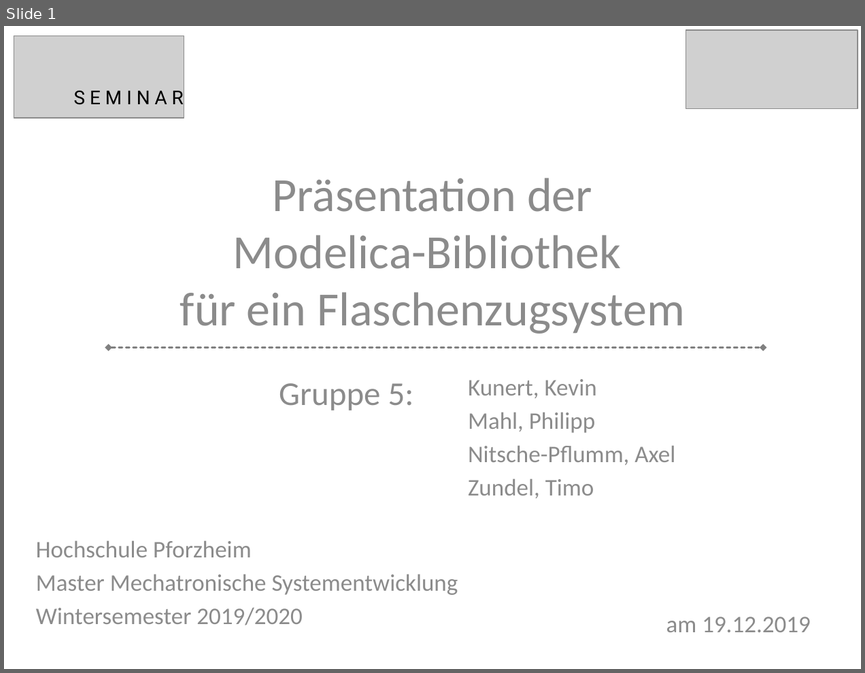
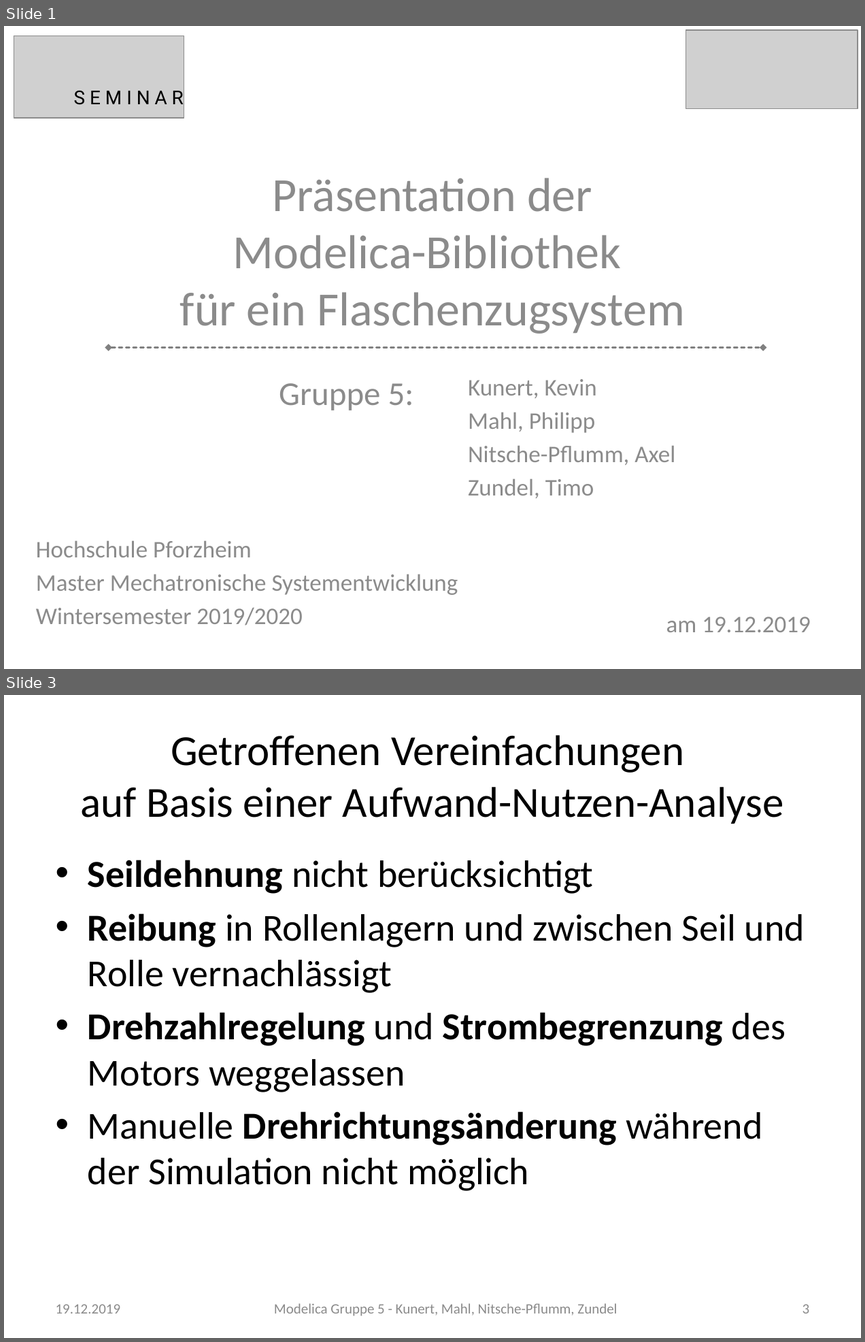
Before and after one commit to nitschep/Modelica-Flaschenzug-Gruppe5, a slide deck: Modelica_Präsentation_v1.pptx. Shown one above the other, each under a label of ours: slide 1 before the commit, slides 1 and 3 after it; the slides between them are not shown. The pictures are 865x673 and 865x1342 pixels, drawn with LibreOffice and Linux fonts; fonts in the diff are those of the drawing; grey boxes stand for pictures. Boxes give left, top, right and bottom in pixels: in the first picture for what was removed or moved away, otherwise in the second. Text is boxed around its words. In the diff, an @@ line names an element or a change of style, - is before the commit and + after.

```diff
--- a/Modelica_Präsentation_v1.pptx
+++ b/Modelica_Präsentation_v1.pptx
@@ slide 3 added at (4,695,861,1338), background #FFFFFF @@
@@ title added at (81,735,784,824), 36 pt, text #000000 @@
+Getroffenen Vereinfachungen
+auf Basis einer Aufwand-Nutzen-Analyse
@@ text added at (88,860,804,1191), 32 pt, text #000000 @@
+• Seildehnung nicht berücksichtigt
+• Reibung in Rollenlagern und zwischen Seil und Rolle vernachlässigt
+• Drehzahlregelung und Strombegrenzung des Motors weggelassen
+• Manuelle Drehrichtungsänderung während der Simulation nicht möglich
@@ text added at (56,1304,121,1313), 12 pt, text #8C8C8C @@
+19.12.2019
@@ text added at (274,1303,617,1316), 12 pt, text #8C8C8C @@
+Modelica Gruppe 5 - Kunert, Mahl, Nitsche-Pflumm, Zundel
@@ page number added at (802,1304,810,1313), 12 pt, text #8C8C8C @@
+3
```
Also in this commit, not shown: 3 slides changed, 1 other slide added.
